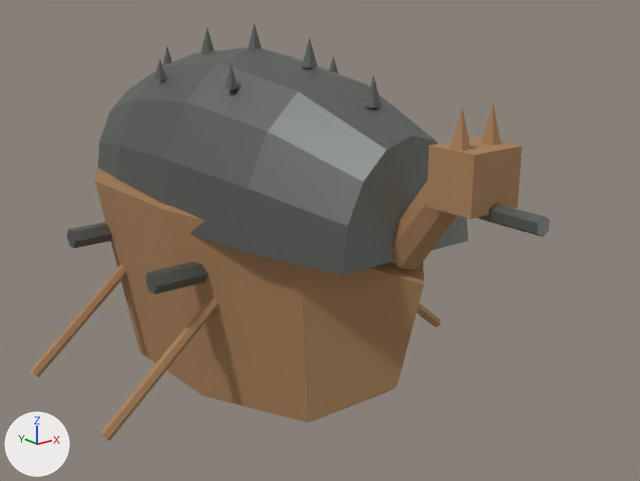
The FBX model Assets/Game/Art/Models/Geobukseon.fbx, before and after one commit.
Rendered twice from a camera (50 mm lens) standing at (-13.2, -19.17, 11.02) and looking at (0.24, -2.38, 4.3). Lighting does not change. The marker at lower left points along +X, +Y and +Z. The picture after the commit comes second. Where no turn or scale is listed for an object, it has been applied to the vertices.

The first picture shows 'Geobukseon_Body', 'Oar_L_0', 'Oar_L_1', 'Oar_R_0'.
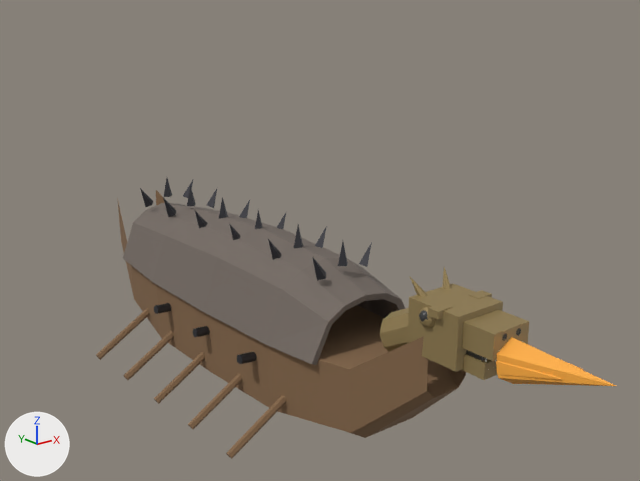
Where the newer file only moved an object's origin or applied its transform, the numbers keep the older frame.

Pixel boxes (x1, y1, x2, y2) of what changed, in the pictures (640 x 481 px; the box of a moved part takes in the faces that stretch with it):
'Geobukseon_Body', deleted
    before: (67, 23, 550, 423)
'Geobuk_Body', added
    after: (117, 178, 529, 438)
'Flame_Mouth', added (orange)
    after: (496, 337, 616, 386)
'Oar_L_0', reshaped
    before: (100, 297, 218, 441)
    after: (226, 395, 286, 459)
'Oar_L_1', reshaped
    before: (30, 264, 126, 378)
    after: (188, 373, 242, 429)
'Oar_L_2', added (brown)
    after: (154, 352, 205, 404)
'Oar_L_4', added (brown)
    after: (96, 308, 149, 360)
'Oar_L_3', added (brown)
    after: (123, 331, 174, 380)
part 2 of me_실린더_191, moved or reshaped (not visible afterwards)
    before: (417, 303, 441, 327)

Patch to the scene script:
```diff
--- a/Assets/Game/Art/Models/Geobukseon.fbx.py
+++ b/Assets/Game/Art/Models/Geobukseon.fbx.py
@@ me_실린더_191 @@
-me_실린더_191.from_pydata(...)  # 12 vertices, 8 faces; spans x -1.3..2.91, y -0.15..0.15, z -2.49..1.12
+me_실린더_191.from_pydata(...)  # 12 vertices, 8 faces; spans x -2.06..0.52, y -1.79..-1.59, z -3.05..-1.41
+# me_실린더_191 part 2: 12 of 12 vertices moved; they spanned x -1.3..2.91, y -0.15..0.15, z -2.49..1.12 and now span x -2.06..0.52, y -1.79..-1.59, z -3.05..-1.41; mean shift (-1.58, -1.69, -1.55)
 me_실린더_191.materials.append(mat_geobukseon_body)
@@ me_실린더_194 @@
-me_실린더_194.from_pydata(...)  # 12 vertices, 8 faces; spans x -2.91..1.3, y -0.15..0.15, z -2.49..1.12
+me_실린더_194.from_pydata(...)  # 12 vertices, 8 faces; spans x -0.52..2.06, y -4.3..-4.1, z -3.05..-1.41
+# me_실린더_194 part 3: 12 of 12 vertices moved; they spanned x -2.91..1.3, y -0.15..0.15, z -2.49..1.12 and now span x -0.52..2.06, y -4.3..-4.1, z -3.05..-1.41; mean shift (1.58, -4.2, -1.55)
 me_실린더_194.materials.append(mat_geobukseon_body)
@@ me_실린더_192 @@
-me_실린더_192.from_pydata(...)  # 12 vertices, 8 faces; spans x -2.91..1.3, y -0.15..0.15, z -2.49..1.12
+me_실린더_192.from_pydata(...)  # 12 vertices, 8 faces; spans x -0.52..2.06, y -1.79..-1.59, z -3.05..-1.41
+# me_실린더_192 part 1: 12 of 12 vertices moved; they spanned x -2.91..1.3, y -0.15..0.15, z -2.49..1.12 and now span x -0.52..2.06, y -1.79..-1.59, z -3.05..-1.41; mean shift (1.58, -1.69, -1.55)
 me_실린더_192.materials.append(mat_geobukseon_body)
@@ ob_geobukseon_body @@
-ob_geobukseon_body = bpy.data.objects.new('Geobukseon_Body', me_geo_hullmesh_002)
@@ ob_oar_l_3 @@
+ob_oar_l_3 = bpy.data.objects.new('Oar_L_3', me_실린더_124)  # 12 vertices, 8 faces; spans x -1.79..0.79, y -0.1..0.1, z -1.12..0.52; in mat_gb_wood (brown #86694b)
+ob_oar_l_3.location = (-1.46, 2.14, 0.83)
@@ ob_oar_l_4 @@
+ob_oar_l_4 = bpy.data.objects.new('Oar_L_4', me_실린더_124.copy())
+ob_oar_l_4.location = (-1.46, 3.91, 0.83)
@@ ob_oar_l_2 @@
+ob_oar_l_2 = bpy.data.objects.new('Oar_L_2', me_실린더_124.copy())
+ob_oar_l_2.location = (-1.46, 0.36, 0.83)
@@ ob_flame_mouth @@
+ob_flame_mouth = bpy.data.objects.new('Flame_Mouth', me_원뿔_035)  # 21 vertices, 21 faces; spans x -0.45..0.46, y -2.39..0.07, z -0.49..0.49; in mat_gb_flame (orange #ffad3f)
+ob_flame_mouth.location = (0.0, -8.82, 3.4)
@@ ob_geobuk_body @@
+ob_geobuk_body = bpy.data.objects.new('Geobuk_Body', me_gb_hullmesh)  # 641 vertices, 1070 faces; spans x -2.1..2.1, y -8.8..7.1, z 0.0..4.7; in mat_gb_wood (brown #86694b), mat_gb_shell (grey #736961), mat_gb_spike (dark grey #4b4b50), mat_gb_dragon (brown #9b8659), mat_gb_dark (dark grey #383838), mat_gb_flame (orange #ffad3f), mat_gb_teeth (white #eae7dd)
+ob_geobuk_body.location = (0.0, 0.0, 0.0)
```
